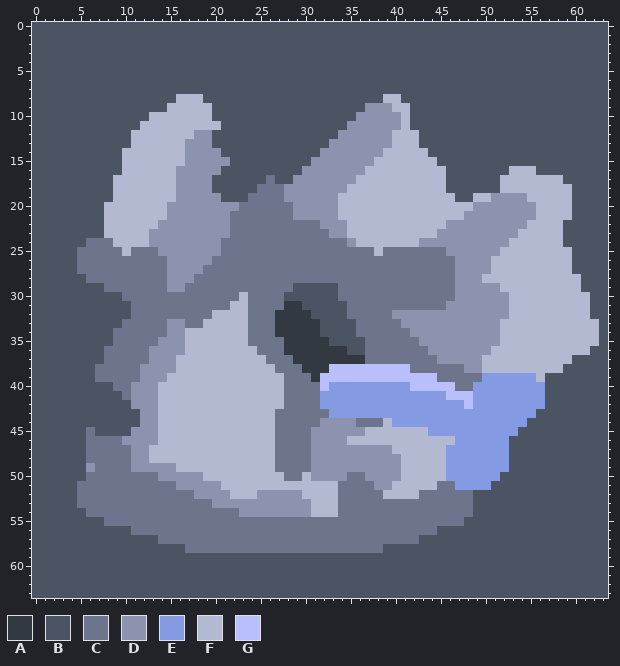
Edited in one commit: pixel-art sprite (assets/game/board/tiles/art/ore.png). Above, as it was before the edit.
The file is 64x64 pixels.
Palette (. is transparent): A #333941  B #4a5462  C #6d758d  D #8b93af  E #849be4  F #b3b9d1  G #b9bffb
New version:
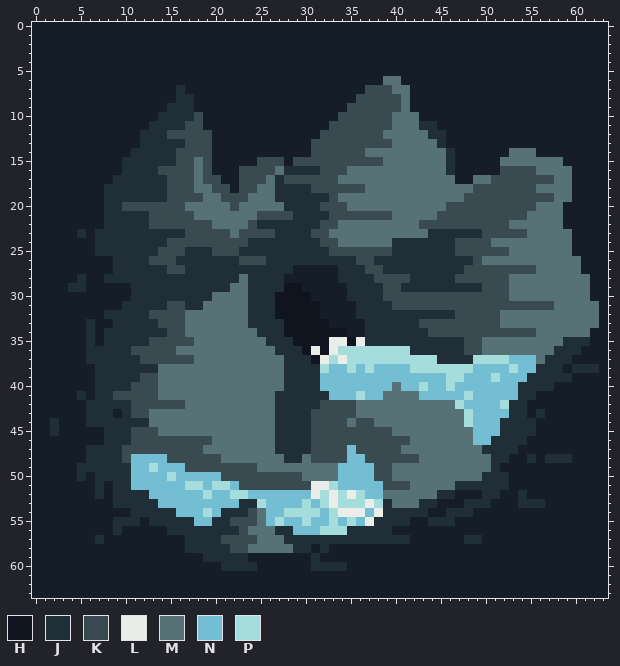
Colours new in this view: H #10141f  J #202e37  K #394a50  L #ebede9  M #577277  N #73bed3  P #a4dddb
Diff:
colour B: #4a5462 -> #151d28
Changed rows in their new state; - is a pixel that keeps its letter.
first column x 2:
 6 -------------------------------------MM----------------------
 7 --------------J--------------------KKKMM---------------------
 8 --------------JJB-----------------KKKKKM---------------------
 9 -------------JJJBB---------------KKKKKKM---------------------
10 -----------BJJJJKB--------------KKKKKKMMM--------------------
11 ----------BJJJJKKBB------------KKKKKKKMMMJJ------------------
12 ---------BJJJKKKKK------------KKKKKKKMMMMMJJ-----------------
13 ---------BJJJJJKKK-----------KKKKKKKKKMMMMMJ-----------------
14 --------BJJJJJKKKKB----------KKKKKKMMMMMMMMMJ------MMM-------
15 --------JJJJJJKKMKBB---KKK-KKKKKKKKKKMMMMMMMJ-----MMMMMMM----
16 --------JJJJKKKKMKB--KKKKMJJJJKKKMMMMMMMMMMMJ-----KKKKMMMM---
17 -------JJJJJJKKKMKK--KKKMJKKKKKKMMMMMMMMMMMMM--MMKKKKKKKMM---
18 ------JJJJJJJKKKMMKK-KKMMJJJJKKKKKKMMMMMMMMMMMMKKKKKKKMMMM---
19 ------JJJJJJJKKKKMMKKKMMMJJJJJJKMMMMMMMMMMMMMMKKKKKKKKKKMM---
20 ------JJKKKKKKKMMMMMKMMMMMJJJJKKKMMMMMMMMMMMKKKKKKKKKKMMMB---
21 ------JJJJJKKKKKMMMMMMMKKKKJJJJKKKKKKKMMMMMKKKKKKKKKKMMMMB---
22 ------JJJJJKKKKKKKMMMMKJJJJJJJKKMMMMMMMMMKKKKKKKKKKMMMMMM----
23 ---J-JJJJJJJJJJKKKKKMKKKKJJJJKKMMMMMMMMMMMJJJJJJKKKKKMMMMM---
24 ----BJJJJJJJJKKKKKKKKKJJJJJJJJKKMMMMMMJJJJJJJKKKKMMMMMMMMM---
25 ---BBJJJJJJJKKKJJJKKKJJJJJJJJJJKKKKKKKJJJJJJJKKKKKKMMMMMMM---
26 ---BBBBJJJJKKKJJJJJJJKKKJJJJJJJJJJKKJJJJJJJJJJJKMMMMMMMMMMM--
27 ---BBBBJJJJJJKKJJJJJJJJJJJJBBBBBJJJKKJJJJJJJJJKKKKKKKKMMMMM--
28 ---JBBJJJJJJJJJJJJJJJMJJJJBBBBBBJJJJKKKKJJJJJKKKKKKMMMMMMMMM-
29 --JJ--BBBJJJJJJJJJJJMMJJJJHH----BJJJJKKJJJJJJJJJKKKMMMMMMMMM-
30 --------BJJJJJJJJJMMMMJJJHHHH---BJJJJKKKKKKKKKKKKKKMMMMMMMMM-
31 --------JJJJJKKJJMMMMMJJJHHHHH---BJJJJKKKKKKKKKKKKKKKKKKMMMMM
32 ------JJJJJKKKKMMMMMMMJJJHHHHH---BJJJJJJJJJJJKKKKKMMMMMMMMMMM
33 ----J--JJJJJKKKMMMMMMMJJJJHHHHH---BJJJJJJKKKKKKKKKMMMMMMMMMMM
34 ----J-JJJJJJJKKMMMMMMMMJJJHHHHHHH-BJJJJJJJKKKKKKKKKKKKMMMMMMB
35 ----J-JJJJJKKKKKMMMMMMMMJJJHHHHLLHLJJJJJJJJJJJKKMMMMMMMMMJJJB
36 ----JJJJJKKKKKMMMMMMMMMMMJJJHLHLPPPPPPPPJJJJJJKKMMMMMMMMJJJB-
37 ----JJJJJJKKKKKKMMMMMMMMMMJJJHLPLPPPPPPPPPPJJJJPPPPNNNMJJJ---
38 -----JJJJJJJMMMMMMMMMMMMMMJJJJPNNPNPNNNNPPPPPPPNNNNPNNJJJ-JJJ
39 -----JJJJJKKMMMMMMMMMMMMMMJJJJNNNNNNNNNNNNNNPPNNNPNNNJJJJJ---
40 -----JJJJKKKMMMMMMMMMMMMMMJJJJNNNNNNNNMNNPNNPNNNNNNNJJJJ-----
41 ---J-JJKKKKKMMMMMMMMMMMMMJJJJJJNNNPNNMMMMNNNNNPNNNNNJJB------
42 ----JJJJJKKKKKKMMMMMMMMMMJJJJJKKKKMMMMMMMMMMMPNNNNPJJBB------
43 ----JJJ-JKKMMMMMMMMMMMMMMJJJJKKKKKMMMMMMMMMMMMPNNNNJJBJ------
44 J---JJJJJJJMMMMMMMMMMMMMMJJJJKKKKMKKMMMMMMMMMMPNNNJJJJ-------
45 J---B-JJJKKKMMMMMMMMMMMMMJJJJKKKKKKKKKMMMMMMMMMNNNJJJJ-------
46 ----BBJJJKKKKKKKKKMMMMMMMJJJJKKKKKKKKKKKMMMMMMMNNJJJJ--------
47 ----JJJJKKKKKKKKKMMMMMMMMJJJJKKKKNKKKKKMMMMMMMMMJJJJ---------
48 ----JJJJKNNNNKKKKKKMMMMMMMJJMKKKKNNKKKKKKMMMMMMMMJJ--J-JJJ---
49 ---JJJJJJNNPNNNKKKKKKKKMMMMMMMMMNNNNKKMMMMMMMMMMMJB----------
50 ---JBJJJJNNNNPNNNNNKKKKKKKKKMMMMNNNNKKMMMMMMMMMMJJJ----------
51 ---BBJBJJNNNNNNPPNPPNKKKKKKKKLLPNNNNNKKKMMMMMJJJJJJ----------
52 ---BBJBJJJJNNNNNNPNNPPNNNNNNNLPLPLPNNMMMMMMJJBB-JJ--J--------
53 ---BBBBJJJJJNNNNNNNNNJJPNNNNPNPLPPPLPJMMMJJBBBJJJ---JJJ------
54 ----BBBBBJJJJJNNNPNJJJKMNNPPPPNPLLLNLJJJJJBBJJJ--------------
55 ------BJJJBJJJJJNNJJKKKMNPNNPNNPNPNLJJJJBBJJJB---------------
56 -------J-BBBBJJJJJJJJKMMMJJNNNPPPJJJJJBBBBB------------------
57 -----J------BBBJJJJKKKKMMMJJJJJJJJJJJJJJB-----JJ-------------
58 ---------------JJJJJKKMMMMMJJBJBBBBBB------------------------
59 -----------------JJJJJ-------J-------------------------------
60 -------------------JJJJ------JJJJ----------------------------
Where, in picture pixels (left, top, right, bottom), the same in both pictures:
changed: (32, 22, 608, 598)
